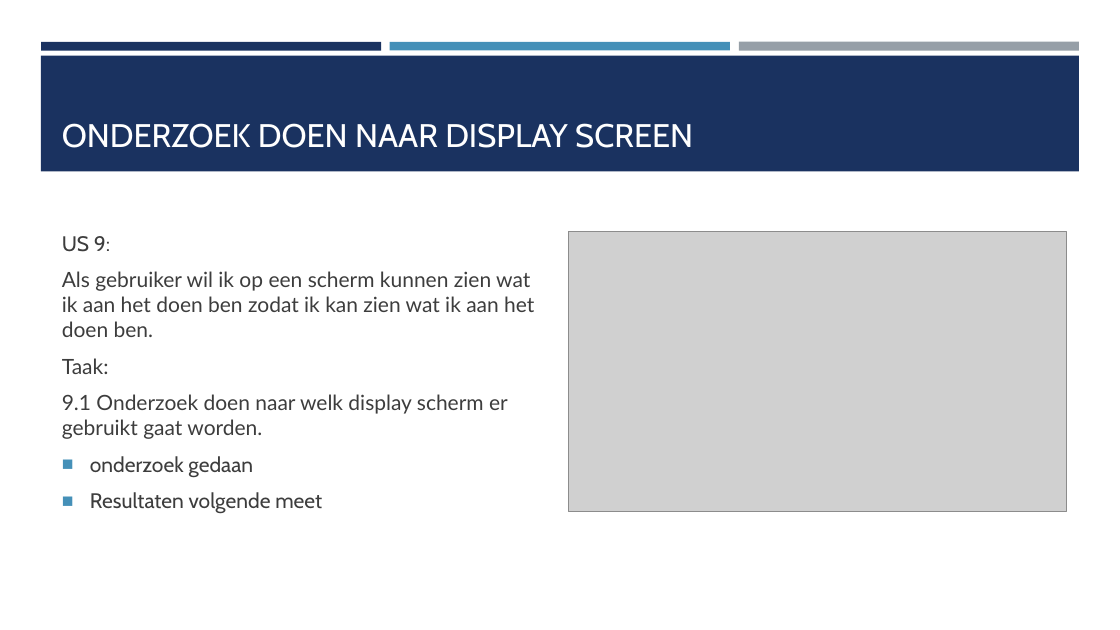
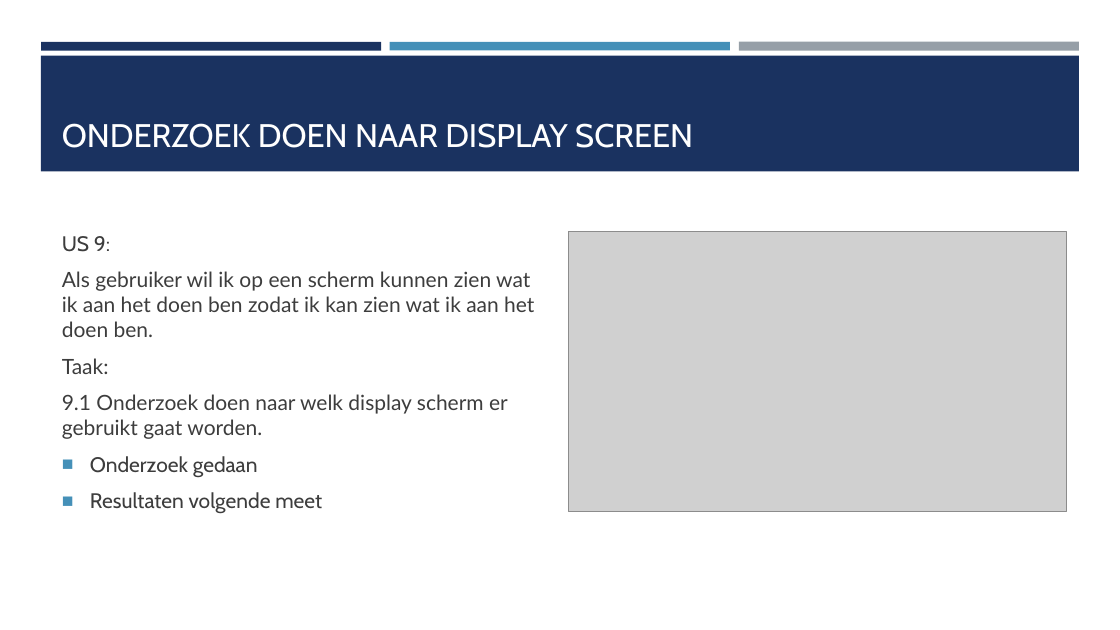
Before and after one commit to BruddaCode/Project-3-4-Bank, a slide deck: slide 9 of documentatie/po presentaties/PO meet 2.pptx. Drawn at 1120x630 pixels with LibreOffice and Linux fonts; fonts in the diff are those of the drawing; grey boxes stand for pictures. Boxes give left, top, right and bottom in pixels: in the first picture for what was removed or moved away, otherwise in the second. Text is boxed around its words. In the diff, an @@ line names an element or a change of style, - is before the commit and + after.

Commit message:
po meet 2

```diff
--- a/documentatie/po presentaties/PO meet 2.pptx
+++ b/documentatie/po presentaties/PO meet 2.pptx
@@ text at [90,456,258,477]: text changed @@
-■ onderzoek gedaan
+■ Onderzoek gedaan
```
